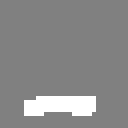
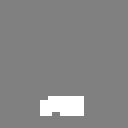
Layer changes from the first 128 × 128 image to the second:
painted on "Layer 3" over [24, 96, 96, 116]
